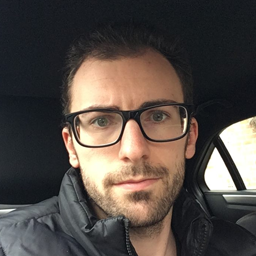
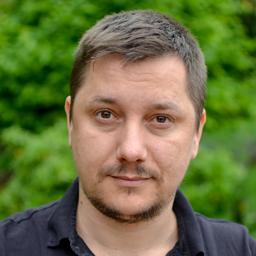
Before/after of a 256x256 layered artwork. What changed in the layer stack:
added layer "Layer 3" above "Layer 2" over [0, 0, 256, 256]
